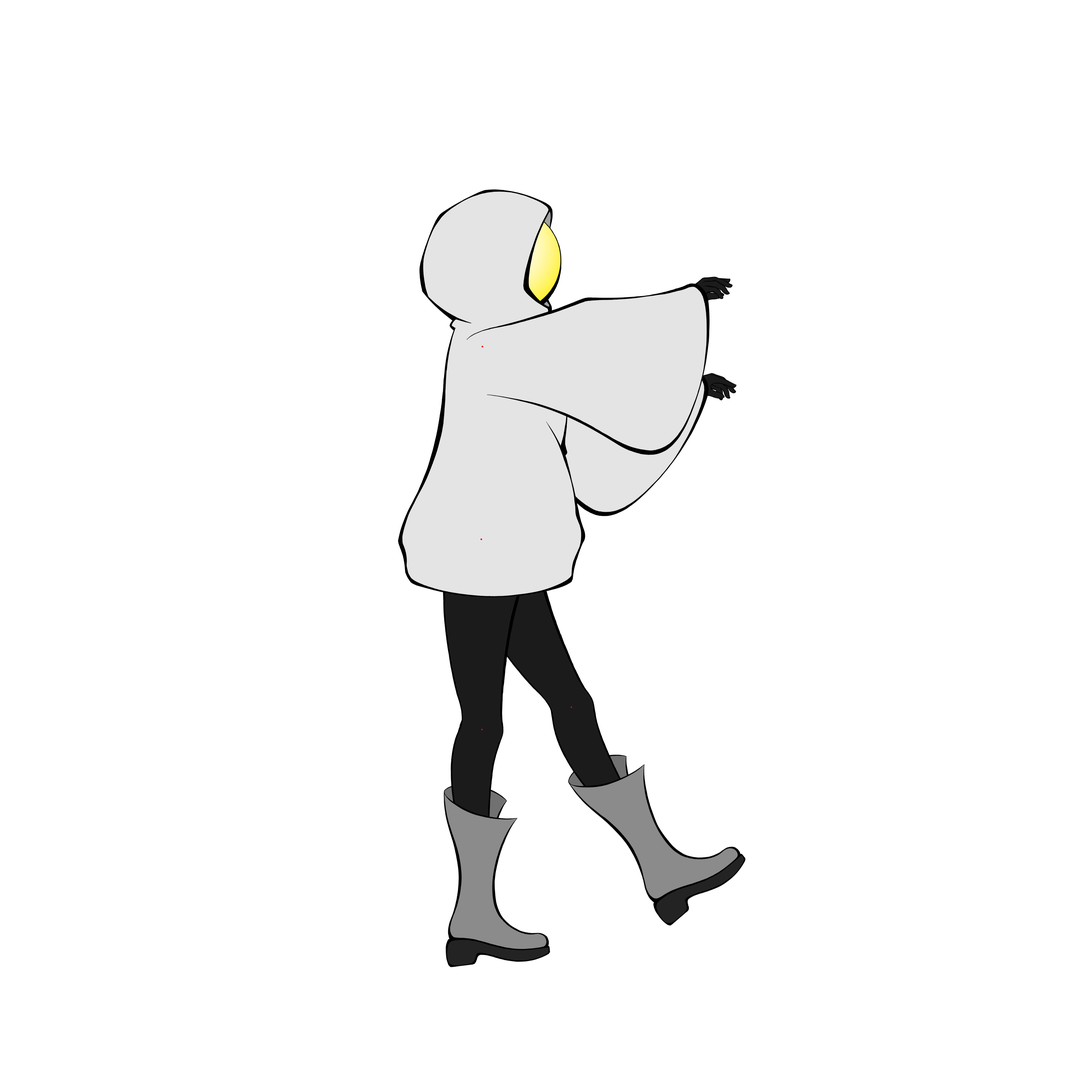
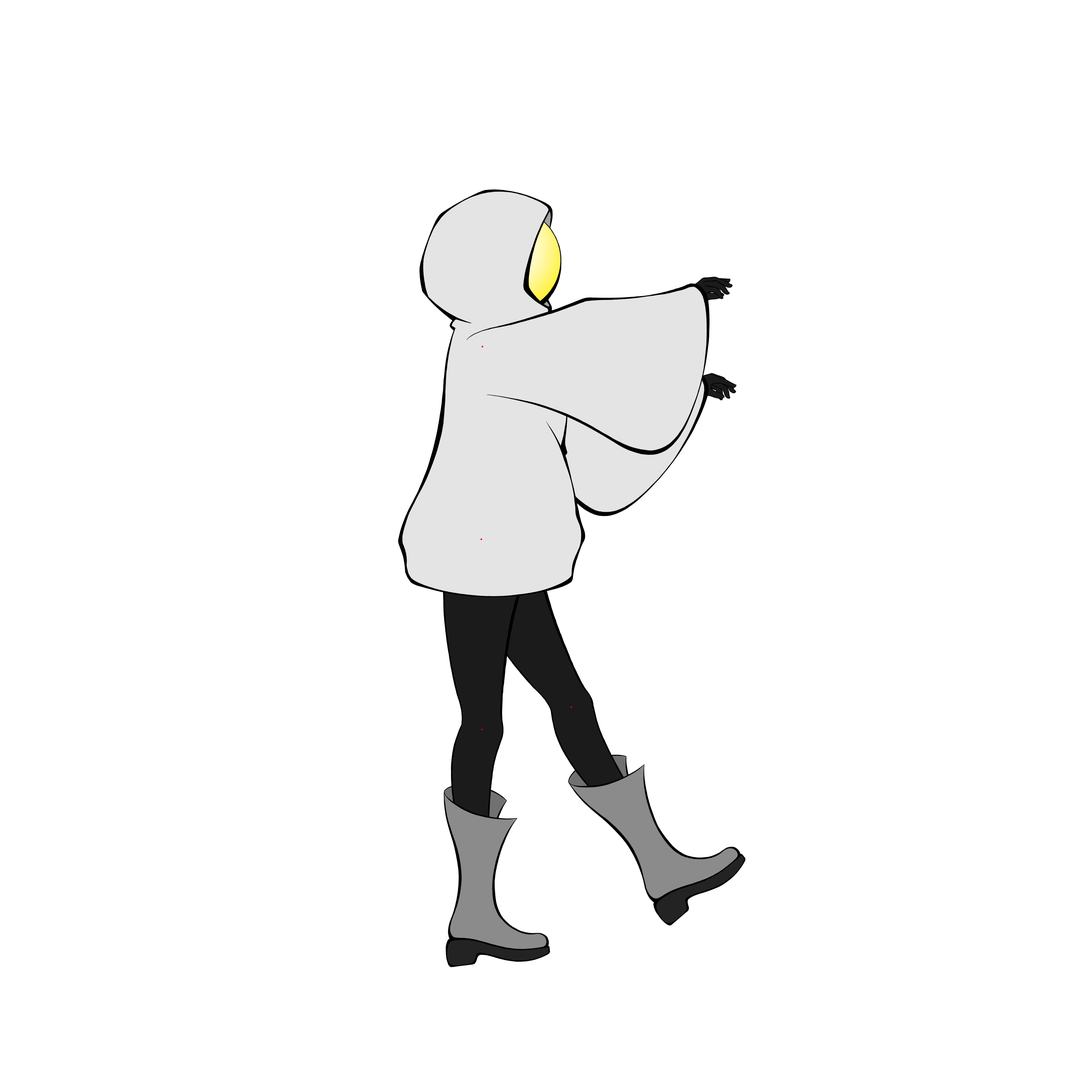
Comparing the layer stacks of the two 1091x1091 images. Changes:
painted on "UpLeg" over [498, 653, 535, 745]
painted on "LowLeg" over [450, 709, 504, 818]
painted on "LeftUpLeg" over [461, 591, 595, 723]
painted on "LeftLowLeg" over [549, 684, 625, 787]
